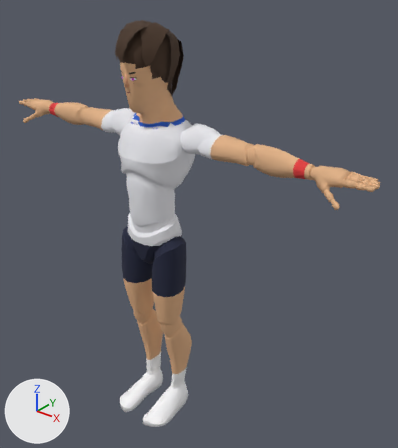
Renders of the glTF model sweetspot/models/players/p05.glb from each side of a commit.
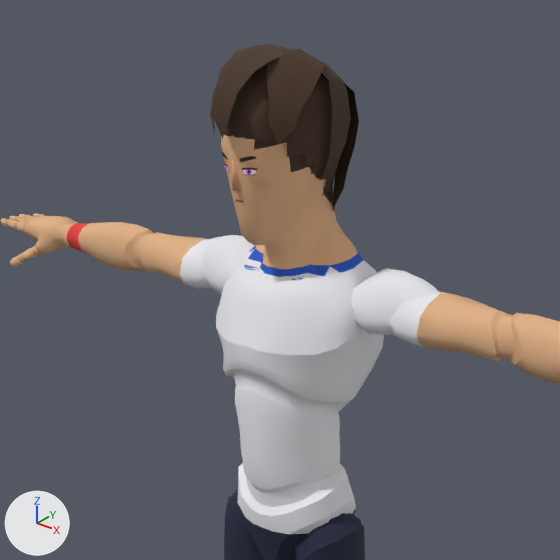
Each version is shown whole from a 50 mm lens placed at (1.57, -1.64, 2.12), pointed at (0.15, 0.14, 1.02), then close up on the part from 5% to 69% of the width and 0% to 58% of the height. Lighting does not change. The marker at lower left points along +X, +Y and +Z. The older version's two pictures come first. Vertices at exactly the same position are counted once.

The first close-up shows 'Body', 'Hair' and 2 more.
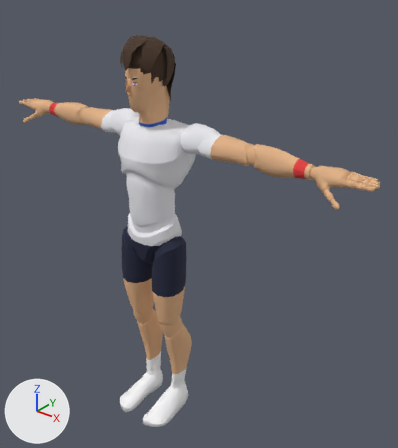
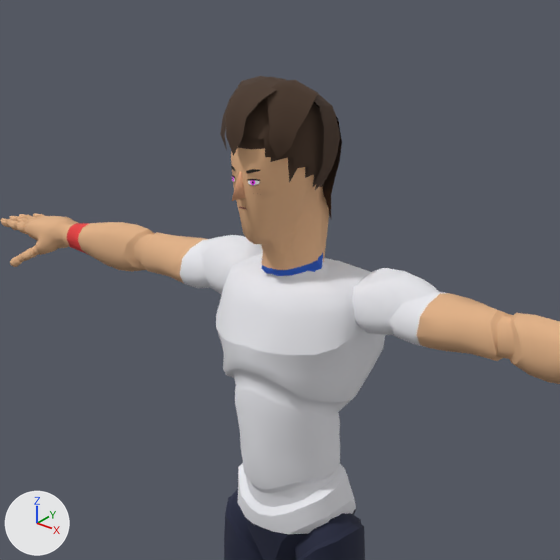
Location of each change, [x1, y1, x2, y2] in pixels of the close-ups (560 x 560 px; the box of a moved part takes in the faces that stretch with it):
'Body', reshaped: before [0, 135, 560, 560]; after [0, 138, 560, 560]
'Hair', reshaped (18% narrower, 15% shorter): before [210, 44, 359, 212]; after [220, 76, 342, 218]
part 1 of me_mannequin, moved or reshaped: before [206, 135, 405, 321]; after [206, 138, 405, 321]
part 2 of me_mannequin, surface changed: before [254, 140, 333, 279]; after [260, 148, 328, 276]
part 3 of me_hair, rebuilt (24% narrower, 39% shorter): before [224, 64, 338, 212]; after [242, 97, 328, 187]
part 4 of me_hair, rebuilt (26% narrower, 14% shorter): before [321, 73, 359, 208]; after [314, 102, 342, 218]
part 5 of me_hair, rebuilt (15% narrower, 16% shorter): before [210, 44, 325, 144]; after [220, 76, 318, 160]
part 6 of me_hair, rebuilt (13% narrower, 18% shorter): before [321, 63, 351, 180]; after [314, 94, 340, 190]

What the commit changed:
me_mannequin is used by ob_body; location (0.0, 0.0, 0.0).
me_mannequin had 7380 vertices, 14515 faces and spanned x -0.98..0.98, y -0.21..0.15, z 0.0..1.86.
me_mannequin now has 7378 vertices, 14511 faces and spans x -0.98..0.98, y -0.21..0.15, z 0.0..1.81.
me_mannequin part 1: 237 vertices moved from x -0.22..0.22, y -0.13..0.14, z 1.32..1.86 to x -0.22..0.22, y -0.11..0.14, z 1.33..1.81; 108 vertices removed from x -0.13..0.13, y -0.04..0.13, z 1.49..1.79; 106 vertices added at x -0.14..0.14, y -0.05..0.12, z 1.48..1.67.
me_mannequin part 2: 23 kept faces spanning x -0.07..0.07, y -0.1..0.09, z 1.49..1.74 get new texture (UV) coordinates.
me_hair is used by ob_hair; location (0.0, 0.0, 0.0).
me_hair had 478 vertices, 908 faces and spanned x -0.111..0.111, y -0.154..0.163, z 1.571..1.904.
me_hair now has 447 vertices, 846 faces and spans x -0.097..0.097, y -0.125..0.121, z 1.57..1.849.
me_hair part 3: the loose piece of 253 vertices spanning x -0.091..0.091, y -0.125..0.133, z 1.571..1.872 is rebuilt with 221 vertices and now spans x -0.08..0.08, y -0.102..0.098, z 1.643..1.822.
me_hair part 4: the loose piece of 84 vertices spanning x -0.086..0.086, y 0.045..0.163, z 1.576..1.871 is rebuilt with 84 vertices and now spans x -0.071..0.071, y 0.032..0.121, z 1.57..1.821.
me_hair part 5: the loose piece of 84 vertices spanning x -0.111..0.111, y -0.154..0.077, z 1.748..1.904 is rebuilt with 85 vertices and now spans x -0.095..0.095, y -0.125..0.061, z 1.718..1.849.
me_hair part 6: the loose piece of 57 vertices spanning x -0.111..0.111, y 0.007..0.113, z 1.67..1.873 is rebuilt with 57 vertices and now spans x -0.097..0.097, y 0.001..0.092, z 1.652..1.823.
